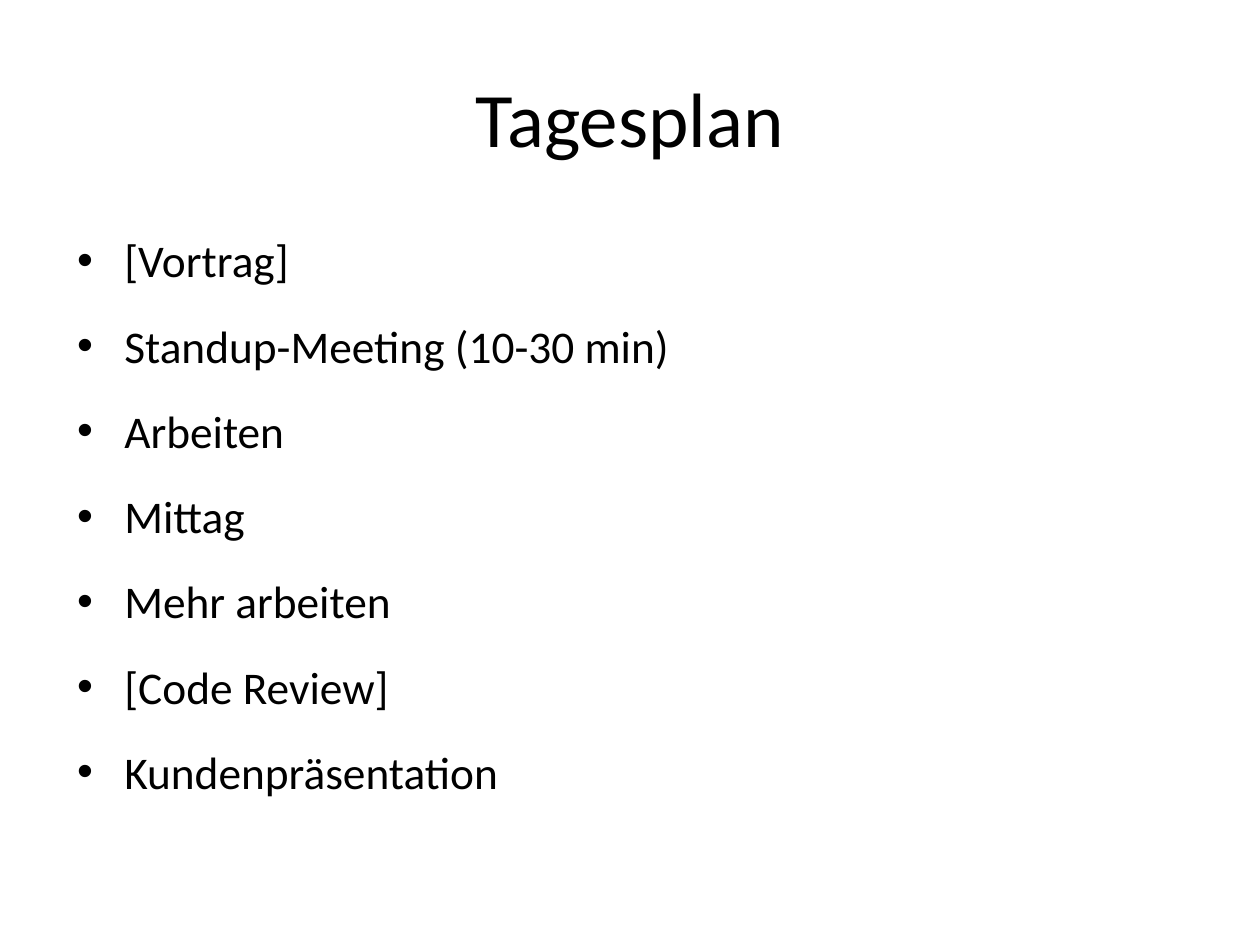
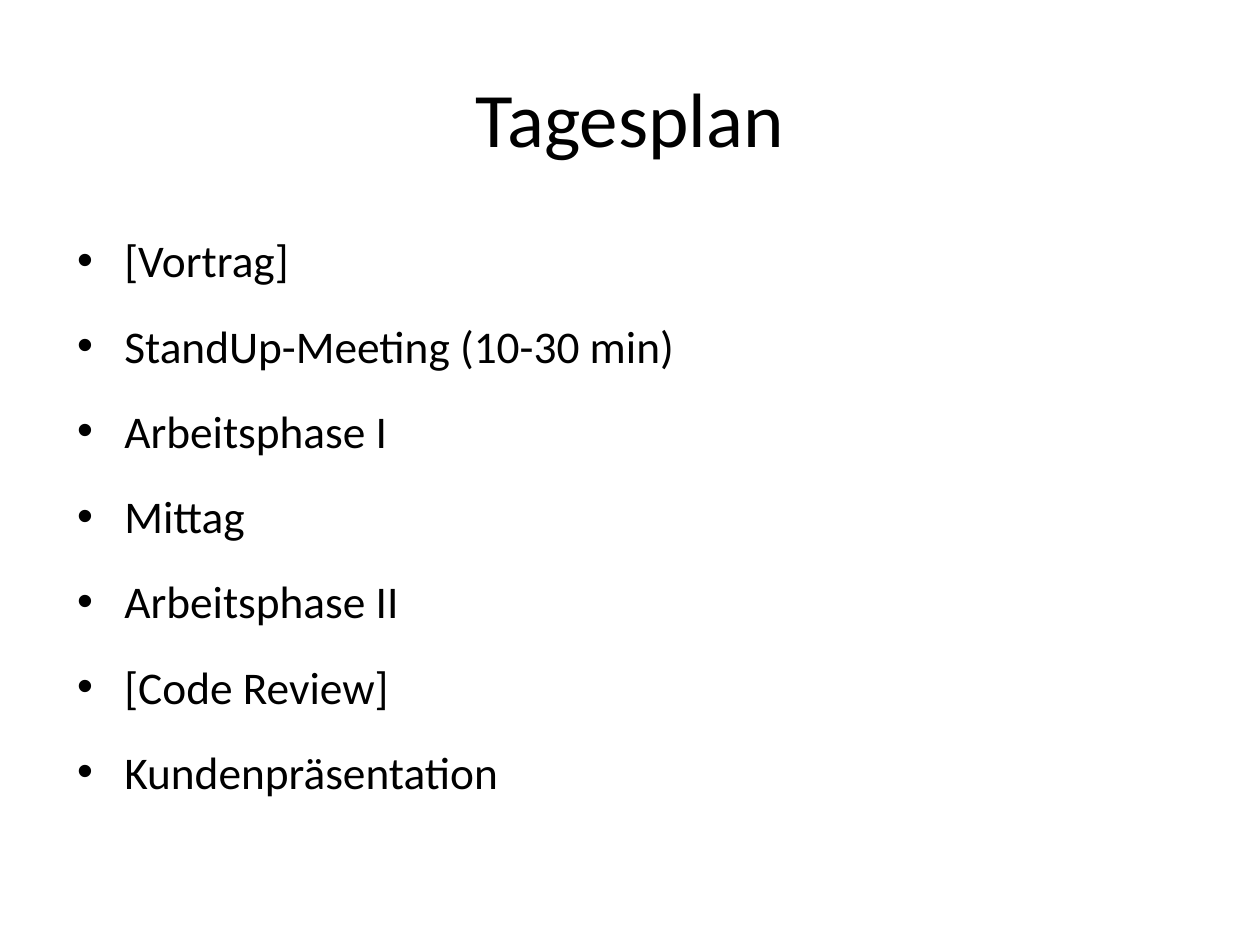
Before and after one commit to FlaShG/SEP12, a slide deck: slide 10 of vortraege/Präsentation_01.pptx (slide 7 before the commit). Drawn at 1260x945 pixels with LibreOffice and Linux fonts; fonts in the diff are those of the drawing. Boxes give left, top, right and bottom in pixels: in the first picture for what was removed or moved away, otherwise in the second. Text is boxed around its words. In the diff, an @@ line names an element or a change of style, - is before the commit and + after.

```diff
--- a/vortraege/Präsentation_01.pptx
+++ b/vortraege/Präsentation_01.pptx
@@ text at (124,330,674,456): text changed @@
-• Standup-Meeting (10-30 min)
-• Arbeiten
+• StandUp-Meeting (10-30 min)
+• Arbeitsphase I
@@ text at (124,586,399,626): text changed @@
-• Mehr arbeiten
+• Arbeitsphase II
```
Also in this commit, not shown: 5 other slides changed, 4 slides added, 1 slide removed.
